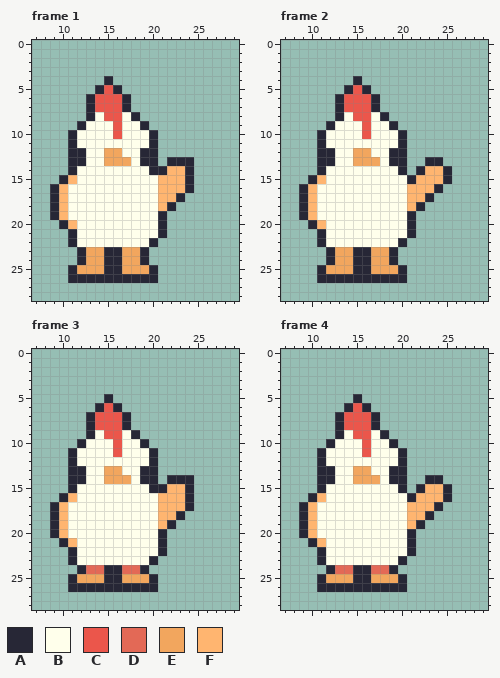
Animated GIF sprite: Chicken.gif. Above is the file before it was changed.
The file is 320x320 pixels, drawn in blocks of 10x10; one block is one cell here. Colours within 5 levels of each other are drawn and written as one. Shown: frame 1: x 7..29, y 0..28; frame 2: x 7..29, y 0..28; frame 3: x 7..29, y 0..28; frame 4: x 7..29, y 0..28.
Palette (. is transparent): A #272736  B #ffffeb  C #eb564b  D #e36956  E #f2a65e  F #ffb570
Pixels before, frame 1, first column x 9:
 4 ......A.........
 5 .....ACA........
 6 ....ACCCA.......
 7 ....ACCCA.......
 8 ....ABCCBA......
 9 ...ABBBCBBA.....
10 ..ABBBBCBBBA....
11 ..ABBBBBBBBA....
12 ..AABBEEBBAA....
13 ..AABBEEEBAA.AAA
14 ..ABBBBBBBBAAFFA
15 .AFBBBBBBBBBFFFA
16 AFBBBBBBBBBBFFFA
17 AFBBBBBBBBBBFFA.
18 AFBBBBBBBBBBFA..
19 AFBBBBBBBBBBA...
20 .AFBBBBBBBBBA...
21 ..ABBBBBBBBBA...
22 ..ABBBBBBBBA....
23 ...AEEAAEEA.....
24 ...AEEAAEEA.....
25 ..AEEEAAEEEA....
26 ..AAAAAAAAAA....
Pixels before, frame 2, first column x 9:
 4 ......A..........
 5 .....ACA.........
 6 ....ACCCA........
 7 ....ACCCA........
 8 ....ABCCBA.......
 9 ...ABBBCBBA......
10 ..ABBBBCBBBA.....
11 ..ABBBBBBBBA.....
12 ..AABBEEBBAA.....
13 ..AABBEEEBAA..AA.
14 ..ABBBBBBBBA.AFFA
15 .AFBBBBBBBBBAFFFA
16 AFBBBBBBBBBBFFFA.
17 AFBBBBBBBBBBFFA..
18 AFBBBBBBBBBBFA...
19 AFBBBBBBBBBBA....
20 .AFBBBBBBBBBA....
21 ..ABBBBBBBBBA....
22 ..ABBBBBBBBA.....
23 ...AEEAAEEA......
24 ...AEEAAEEA......
25 ..AEEEAAEEEA.....
26 ..AAAAAAAAAA.....
Pixels before, frame 3, first column x 9:
 5 ......A.........
 6 .....ACA........
 7 ....ACCCA.......
 8 ....ACCCA.......
 9 ....ABCCBA......
10 ...ABBBCBBA.....
11 ..ABBBBCBBBA....
12 ..ABBBBBBBBA....
13 ..AABBEEBBAA....
14 ..AABBEEEBAA.AAA
15 ..ABBBBBBBBAAFFA
16 .AFBBBBBBBBBFFFA
17 AFBBBBBBBBBBFFFA
18 AFBBBBBBBBBBFFA.
19 AFBBBBBBBBBBFA..
20 AFBBBBBBBBBBA...
21 .AFBBBBBBBBBA...
22 ..ABBBBBBBBBA...
23 ..ABBBBBBBBA....
24 ...ADDAADDA.....
25 ..AEEEAAEEEA....
26 ..AAAAAAAAAA....
Pixels before, frame 4, first column x 9:
 5 ......A..........
 6 .....ACA.........
 7 ....ACCCA........
 8 ....ACCCA........
 9 ....ABCCBA.......
10 ...ABBBCBBA......
11 ..ABBBBCBBBA.....
12 ..ABBBBBBBBA.....
13 ..AABBEEBBAA.....
14 ..AABBEEEBAA..AA.
15 ..ABBBBBBBBA.AFFA
16 .AFBBBBBBBBBAFFFA
17 AFBBBBBBBBBBFFFA.
18 AFBBBBBBBBBBFFA..
19 AFBBBBBBBBBBFA...
20 AFBBBBBBBBBBA....
21 .AFBBBBBBBBBA....
22 ..ABBBBBBBBBA....
23 ..ABBBBBBBBA.....
24 ...ADDAADDA......
25 ..AEEEAAEEEA.....
26 ..AAAAAAAAAA.....
The same view after the edit:
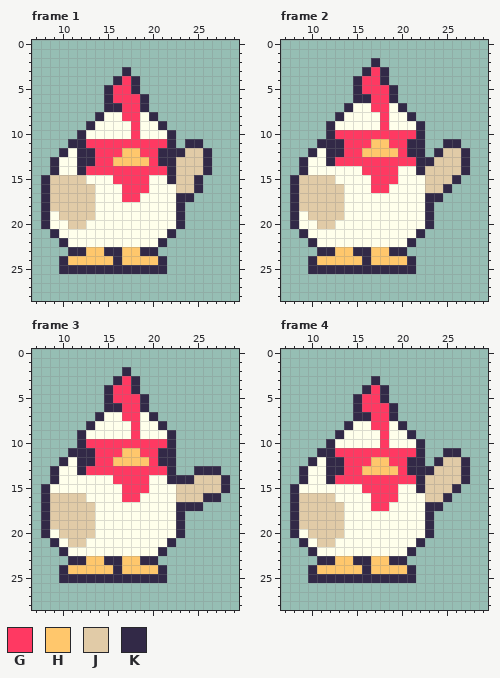
Colours new in this view: G #ff3962  H #ffc76c  J #e1cba7  K #322947
What changed:
Changed rows in their new state; - is an unchanged pixel.
Frame 1:
first column x 8:
 3 ---------K---------
 4 -------.KGK--------
 5 ------.KGGK--------
 6 -----..KGGGK-------
 7 -----..KKGGK-------
 8 -----.KBBGGBK------
 9 ----.K--B-GBBK-----
10 ---.K---B-G-BBK----
11 ---KKGGGGGGGGGK-KK-
12 --KBKKGGGHHGGKKKJJK
13 -KBBKKGGHHHHGKKJJJK
14 -KBBKGGGGGGGGGKJJJK
15 KJJJJ---GGGG-BKJJK-
16 KJJJJJ---GGG-BBJJK-
17 KJJJJJ---GG--BBKK--
18 KJJJJJ-------BBK---
19 KBJJJJ-------BBK---
20 KBBJJ--------BBK---
21 -KBB---------BK----
22 --KB--------BK-----
23 ---KKHHKKHHKK------
24 --KHHHHHKHHHHK-----
25 --KKKKKKKKKKKK-----
26 ---..........------
Frame 2:
first column x 8:
 2 ---------K----------
 3 --------KGK---------
 4 -------KGGK---------
 5 ------.KGGGK--------
 6 -----..KKGGK--------
 7 -----.KBBGGBK-------
 8 -----K-BB-GBBK------
 9 ----K---B-GBBBK-----
10 ---.KGGGGGGGGGK-----
11 ---KKKGGGHHGGKK--KK-
12 --KBKKGGHHHHGKK-KJJK
13 -KBBKGGGGGGGGGKKJJJK
14 -KBB----GGGGBBKJJJJK
15 KJJJJ----GGG-BBJJJK-
16 KJJJJJ---GG--BBJJK--
17 KJJJJJ-------BBKK---
18 KJJJJJ-------BBK----
19 KBJJJJ-------BBK----
20 KBBJJ--------BBK----
21 -KBB---------BK-----
22 --KB--------BK------
23 ---KKHHKKHHKK-------
24 --KHHHHHKHHHHK------
25 --KKKKKKKKKKKK------
26 ---..........-------
Frame 3:
first column x 8:
 2 ---------K-----------
 3 --------KGK----------
 4 -------KGGK----------
 5 -------KGGGK---------
 6 ------.KKGGK---------
 7 -----.KBBGGBK--------
 8 -----KBBBBGBBK-------
 9 ----KB-BB-GBBBK------
10 ----KGGGGGGGGGK------
11 ---KKKGGGHHGGKK------
12 --KBKKGGHHHHGKK------
13 -KBBKGGGGGGGGGK--KKK-
14 -KBBB--BGGGGBBKKKJJJK
15 KBBB-----GGGBBBJJJJJK
16 KJJJJ----GG--BBJJJKK-
17 KJJJJJ-------BBKKK---
18 KJJJJJ-------BBK-----
19 KJJJJJ-------BBK-----
20 KBJJJJ-------BBK-----
21 -KBJJ--------BK------
22 --KB---------K-------
23 ---KKHHKKHHKK--------
24 --KHHHHHKHHHHK-------
25 --KKKKKKKKKKKK-------
26 ---..........--------
Frame 4:
first column x 8:
 3 ---------K----------
 4 --------KGK---------
 5 -------KGGK---------
 6 ------.KGGGK--------
 7 -----..KKGGK--------
 8 -----.KBBGGBK-------
 9 -----K-BB-GBBK------
10 ----K---B-GBBBK-----
11 ---KKGGGGGGGGGK--KK-
12 --KBKKGGGHHGGKK-KJJK
13 -KBBKKGGHHHHGKKKJJJK
14 -KBBKGGGGGGGGGKJJJJK
15 KBBB----GGGGBBKJJJK-
16 KJJJJ----GGG-BBJJK--
17 KJJJJJ---GG--BBKK---
18 KJJJJJ-------BBK----
19 KJJJJJ-------BBK----
20 KBJJJJ-------BBK----
21 -KBJJ--------BK-----
22 --KB---------K------
23 ---KKHHKKHHKK-------
24 --KHHHHHKHHHHK------
25 --KKKKKKKKKKKK------
26 ---..........-------
Where, in picture pixels (left, top, right, bottom), the same in both pictures:
changed: (41, 67, 212, 283)
changed: (290, 58, 470, 283)
changed: (41, 367, 230, 592)
changed: (290, 376, 470, 592)
